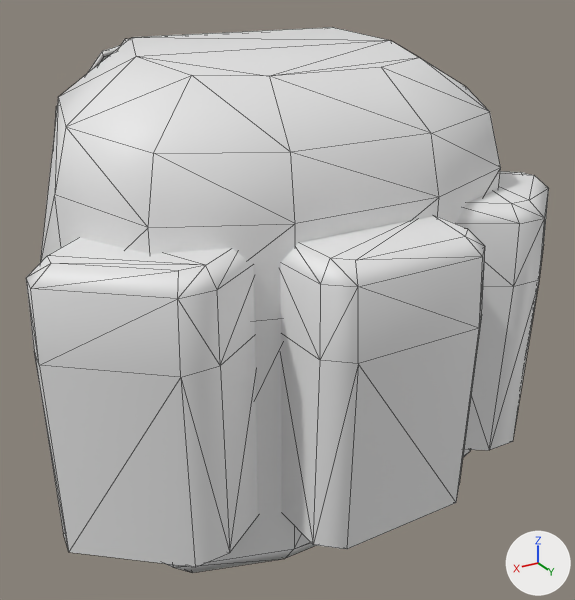
The FBX model project/Shark and Peach's Military Uniform Improvements/contents/mods/SMUI/media/models_x/skinned/clothes/M_MediumALICE.fbx: old version first, new version second.
Rendered twice from a 50 mm lens placed at (0.00259, 0.00624, 0.00881), pointed at (-0.00023, 0.00155, 0.00646). The lights are fixed; the arrows at lower right show +X, +Y and +Z. Mesh edges are drawn as thin lines. Where no turn or scale is listed for an object, it has been applied to the vertices.

Names of what the first picture shows: 'Mid_Cube.004'.
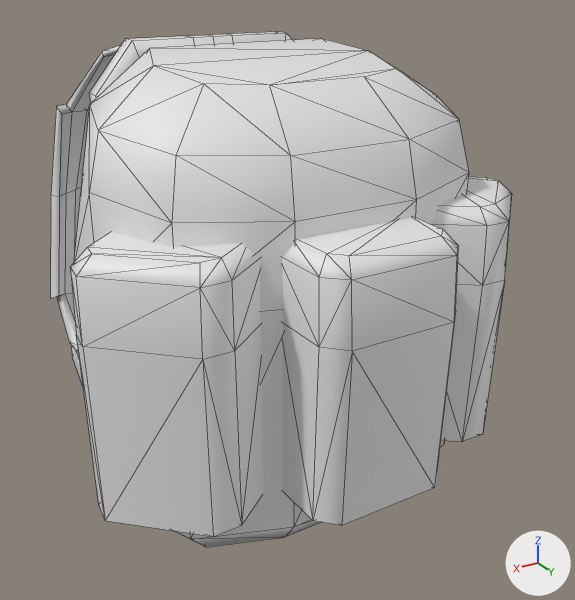
Commit message: ALICE stuff

What differs and where, as boxes [x1, y1, x2, y2] in the pictures (575 x 600 px; the box of a moved part takes in the faces that stretch with it):
'Mid_Cube.004', reshaped (12% narrower): before [26, 27, 549, 573]; after [50, 31, 512, 547]
part 1 of me_mid_cube_005, moved or reshaped: before [26, 238, 258, 567]; after [70, 232, 263, 537]
part 2 of me_mid_cube_005, moved or reshaped: before [281, 216, 485, 549]; after [283, 217, 459, 525]
part 3 of me_mid_cube_005, rebuilt (14% narrower, 7% shorter): before [40, 27, 501, 573]; after [74, 38, 469, 547]
part 4 of me_mid_cube_005, rebuilt (13% narrower): before [456, 171, 549, 450]; after [431, 176, 512, 441]

The change, as a diff of the scene's bpy script:
```diff
--- a/project/Shark and Peach's Military Uniform Improvements/contents/mods/SMUI/media/models_x/skinned/clothes/M_MediumALICE.fbx.py
+++ b/project/Shark and Peach's Military Uniform Improvements/contents/mods/SMUI/media/models_x/skinned/clothes/M_MediumALICE.fbx.py
@@ me_mid_cube_005 @@
 # used by ob_mid_cube_004; location = (0.0, 0.0, 0.0)
-me_mid_cube_005.from_pydata(...)  # 380 vertices, 464 faces; spans x -0.00182..0.00182, y -0.00079..0.00332, z 0.00513..0.00836
+me_mid_cube_005.from_pydata(...)  # 380 vertices, 464 faces; spans x -0.00156..0.00156, y -0.00079..0.00318, z 0.0052..0.0083
+# me_mid_cube_005 part 1: the loose piece of 24 vertices spanning x 0.00063..0.00182, y 0.00201..0.00299, z 0.00568..0.00742 is scaled about its middle by (0.858, 0.955, 0.955), then moved by (-0.00017, -0.0001, 0.00001)
+# me_mid_cube_005 part 2: the loose piece of 24 vertices spanning x -0.00057..0.00057, y 0.00275..0.00332, z 0.00568..0.00742 is scaled about its middle by (0.858, 0.955, 0.955), then moved by (0.0, -0.00013, 0.00001)
+# me_mid_cube_005 part 3: the loose piece of 54 vertices spanning x -0.00151..0.00151, y 0.0011..0.00283, z 0.00513..0.00836 is rebuilt with 54 vertices and now spans x -0.0013..0.0013, y 0.00112..0.00271, z 0.00521..0.00829
+# me_mid_cube_005 part 4: the loose piece of 24 vertices spanning x -0.00182..-0.00063, y 0.00201..0.00299, z 0.00568..0.00742 is rebuilt with 24 vertices and now spans x -0.00156..-0.00054, y 0.00193..0.00286, z 0.00573..0.00739
 me_mid_cube_005.materials.append(mat_material_010)
```
